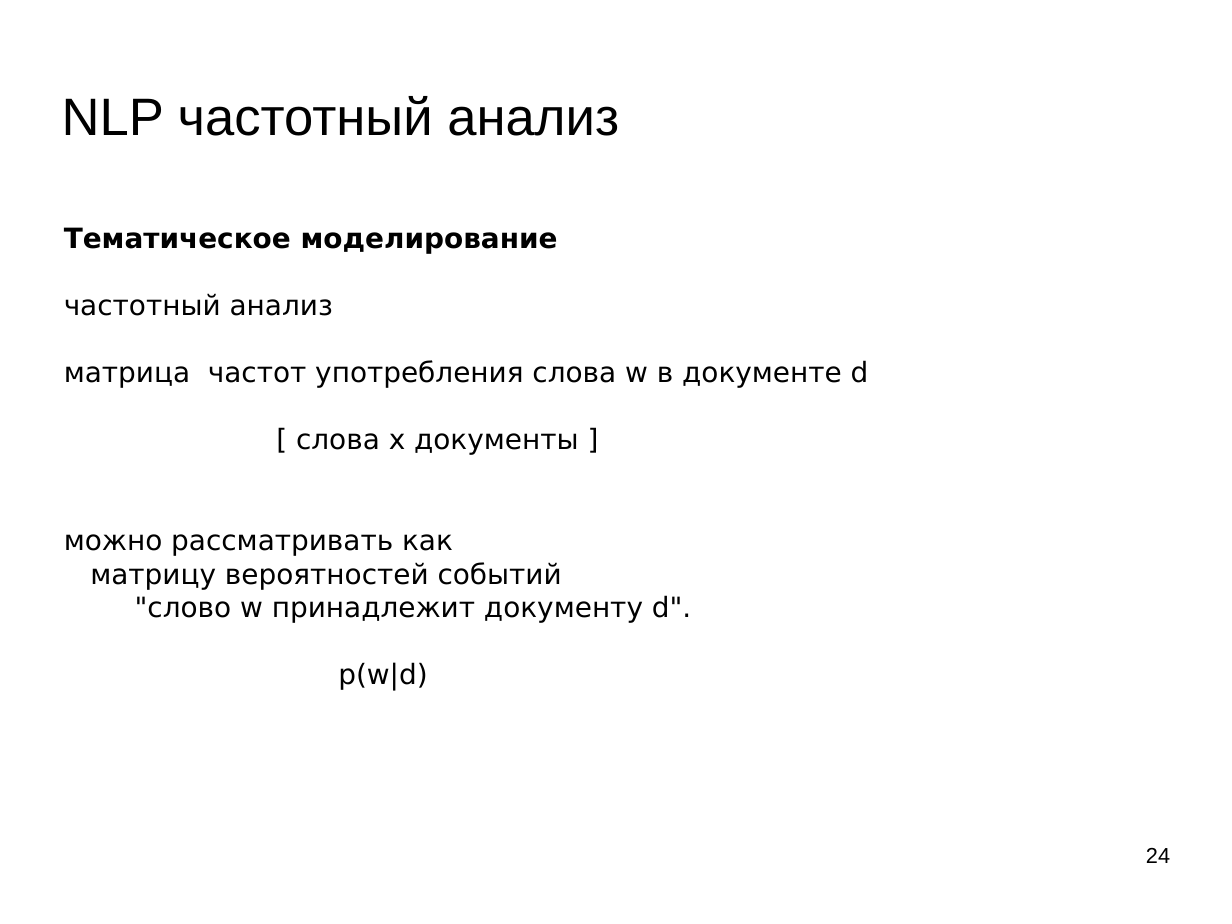
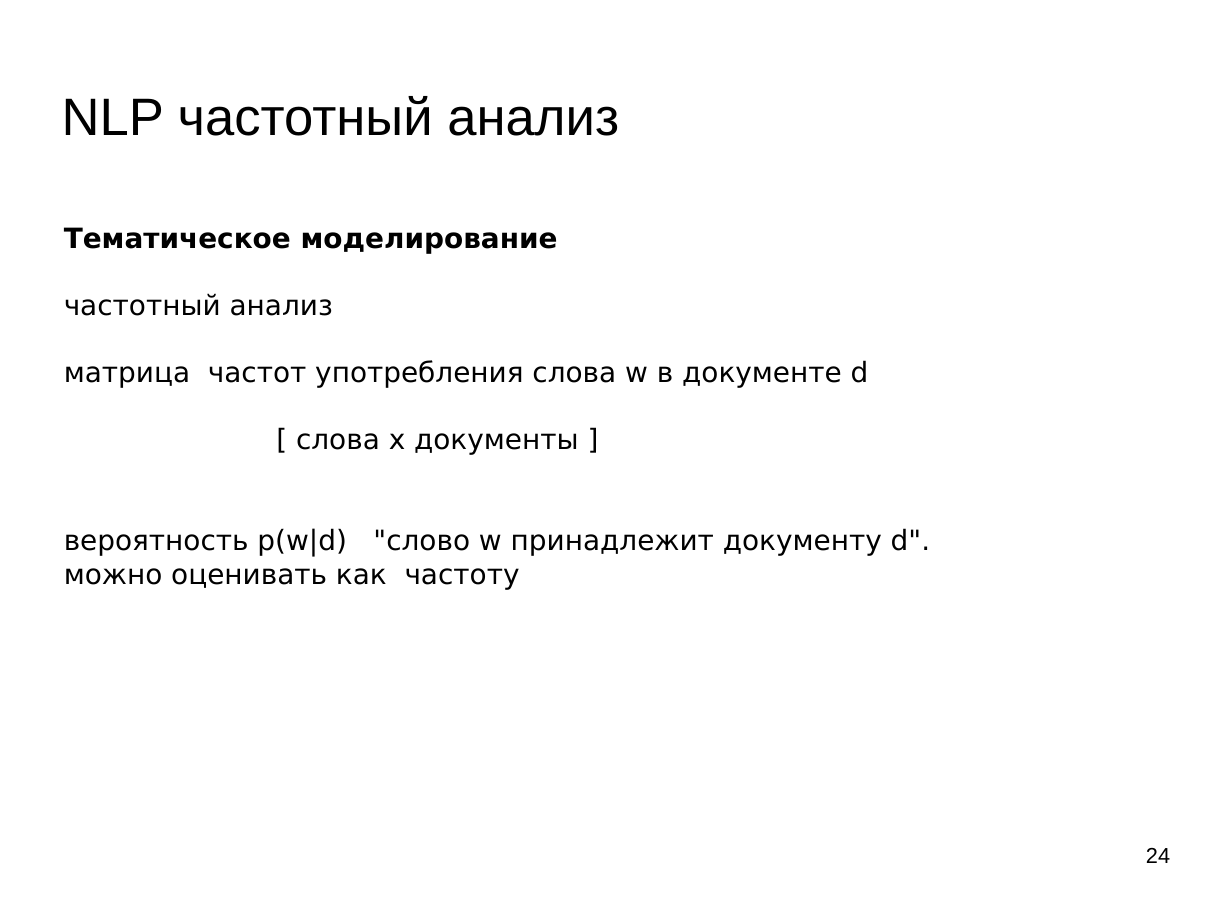
Before and after one commit to mechanoid5/ml_lectorium_legacy, a slide deck: slide 24 of 16-text-tfidf.odp. Drawn at 1232x924 pixels with LibreOffice and Linux fonts; fonts in the diff are those of the drawing; background and template pictures are left out. Boxes give left, top, right and bottom in pixels: in the first picture for what was removed or moved away, otherwise in the second. Text is boxed around its words. In the diff, an @@ line names an element or a change of style, - is before the commit and + after.

```diff
--- a/16-text-tfidf.odp
+++ b/16-text-tfidf.odp
@@ text at bbox=[64, 528, 930, 589]: text changed @@
-можно рассматривать как
-матрицу вероятностей событий
-"слово w принадлежит документу d".
-p(w|d)
+вероятность p(w|d) "слово w принадлежит документу d".
+можно оценивать как частоту
```
Also in this commit, not shown: 3 other slides changed.
